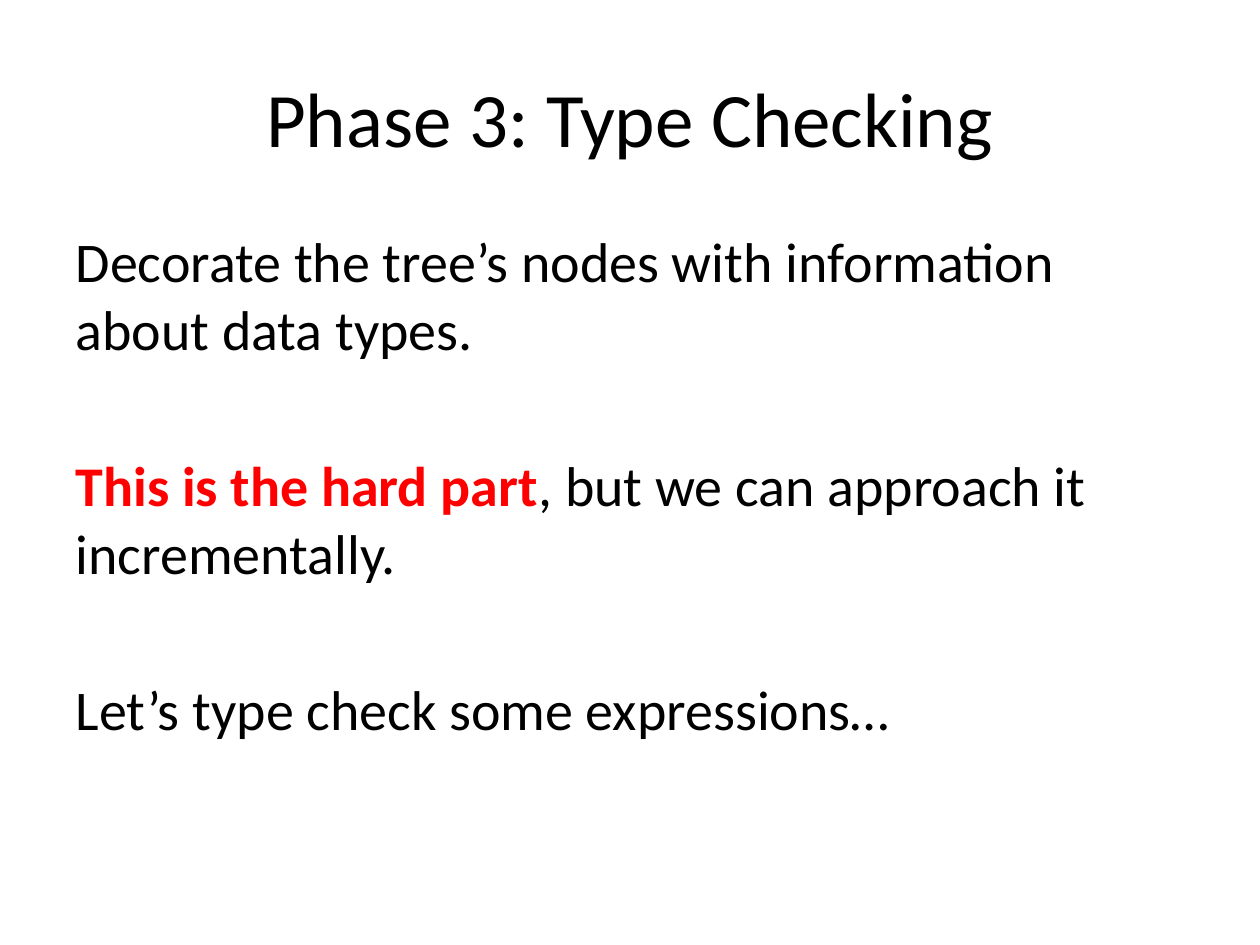
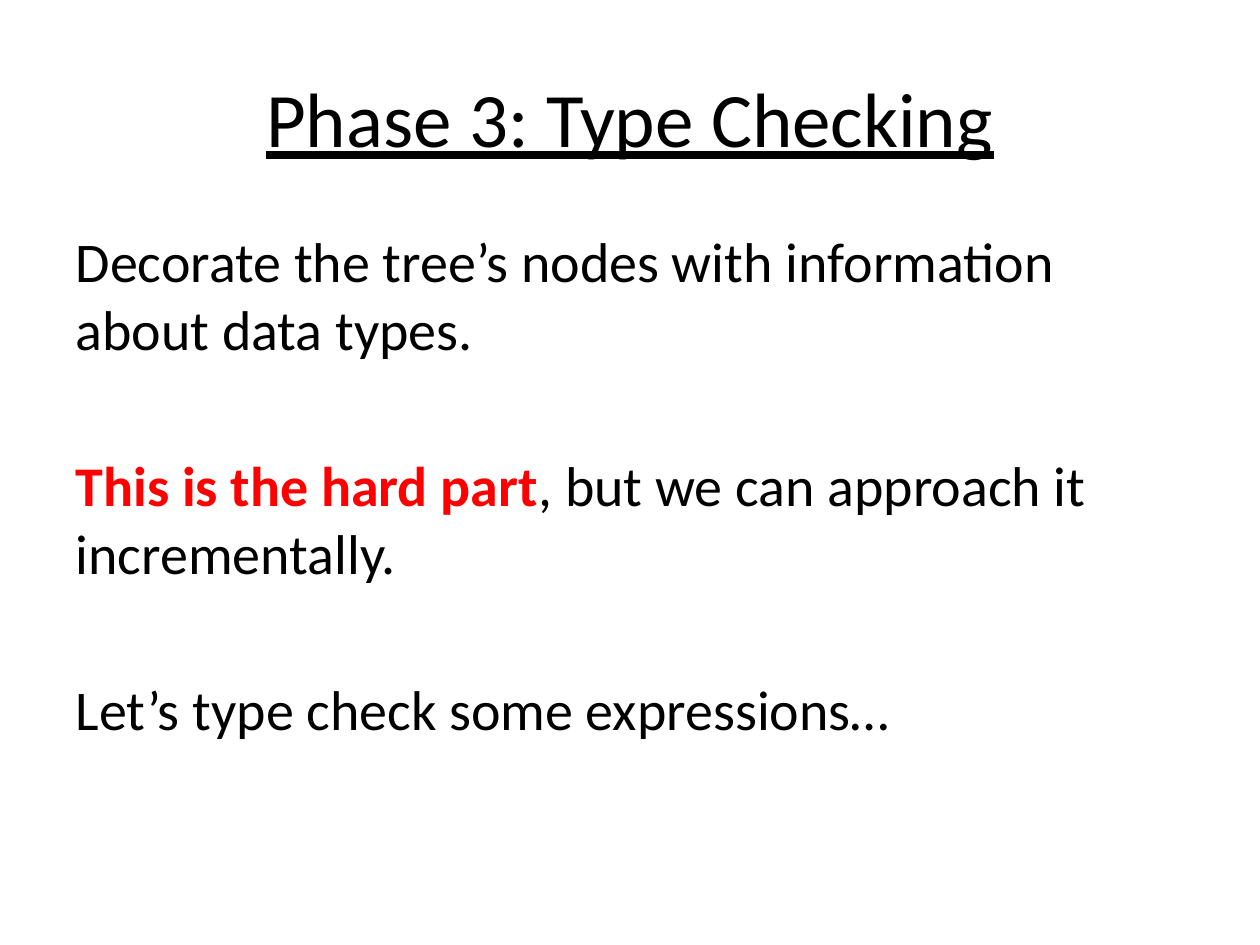
Before and after one commit to plioi/presentations, a slide deck: slide 11 of BuildingALanguage/BuildingALanguage.pptx (slide 10 before the commit). Drawn at 1260x945 pixels with LibreOffice and Linux fonts; fonts in the diff are those of the drawing. Boxes give left, top, right and bottom in pixels: in the first picture for what was removed or moved away, otherwise in the second. Text is boxed around its words. In the diff, an @@ line names an element or a change of style, - is before the commit and + after.

```diff
--- a/BuildingALanguage/BuildingALanguage.pptx
+++ b/BuildingALanguage/BuildingALanguage.pptx
@@ title "Phase 3: Type Checking" at (266, 93, 992, 161): underline on @@
```
Also in this commit, not shown: 10 other slides changed, 2 slides added, 1 slide removed.
